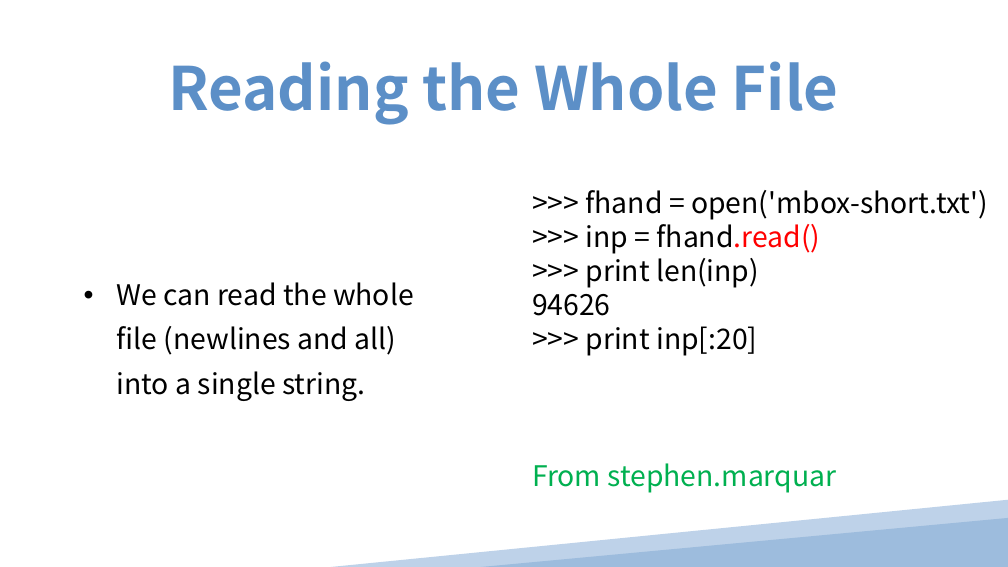
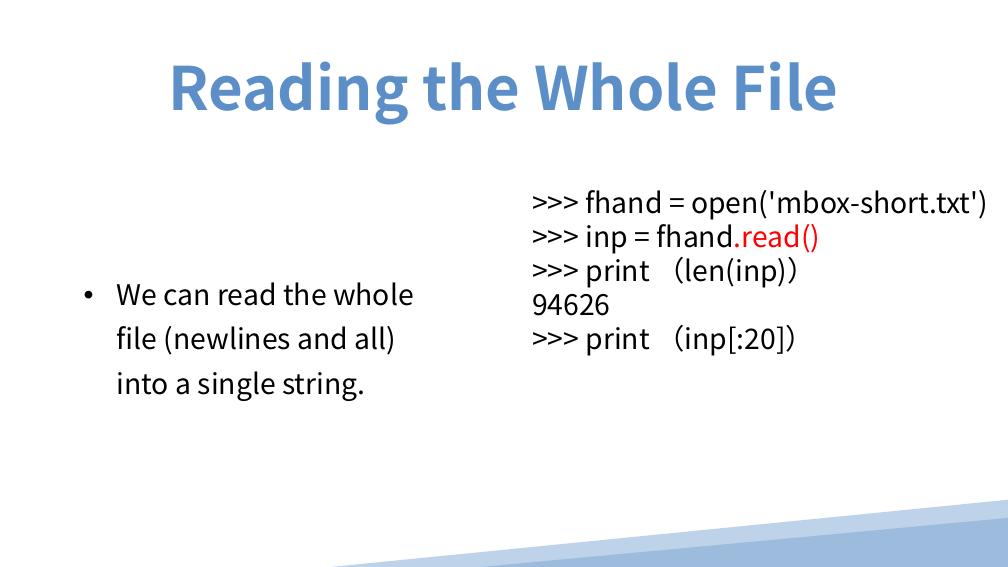
Before and after one commit to pinglee0/py, a slide deck: slide 9 of Chapter 10.ppt. Drawn at 1008x567 pixels with LibreOffice and Linux fonts; fonts in the diff are those of the drawing. Boxes give left, top, right and bottom in pixels: in the first picture for what was removed or moved away, otherwise in the second. Text is boxed around its words. In the diff, an @@ line names an element or a change of style, - is before the commit and + after.

```diff
--- a/Chapter 10.ppt
+++ b/Chapter 10.ppt
@@ text at <box>586,253,816,288</box>: text changed @@
->>> print len(inp)
+>>> print （len(inp)）
@@ text at <box>586,325,814,356</box>: text changed; text colour #00B050 to #000000 @@
->>> print inp[:20]
-From stephen.marquar
+>>> print （inp[:20]）
```
Also in this commit, not shown: 11 other slides changed, 21 other files.
